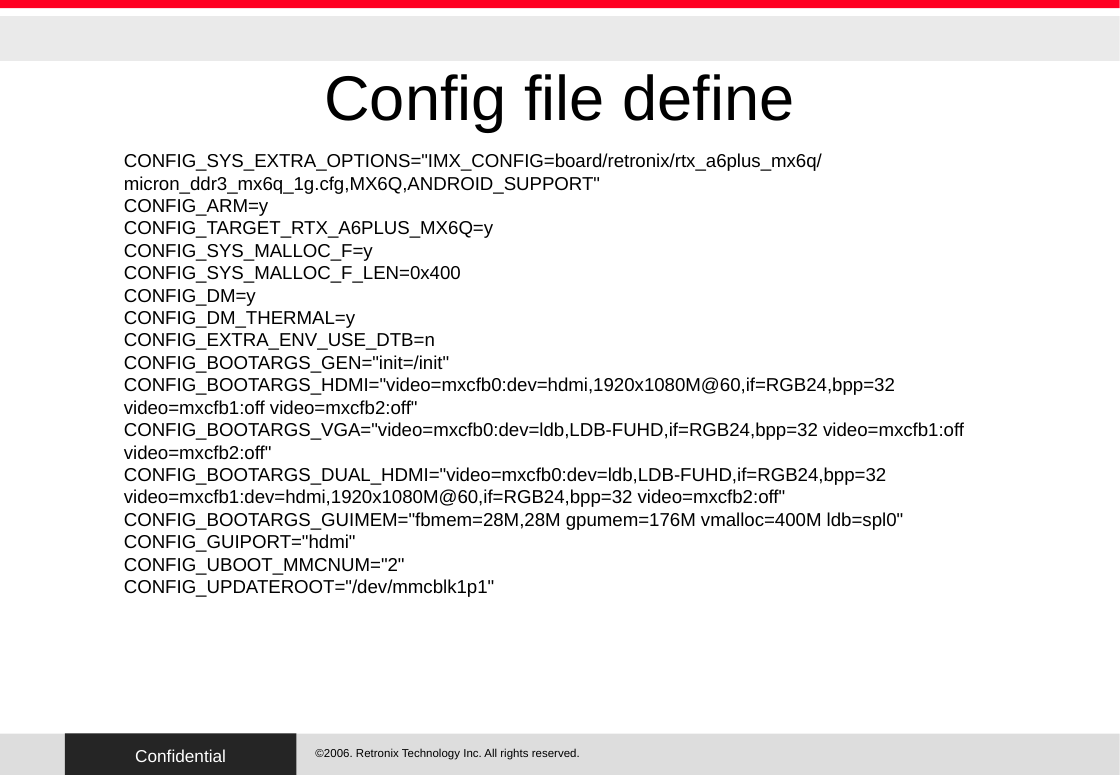
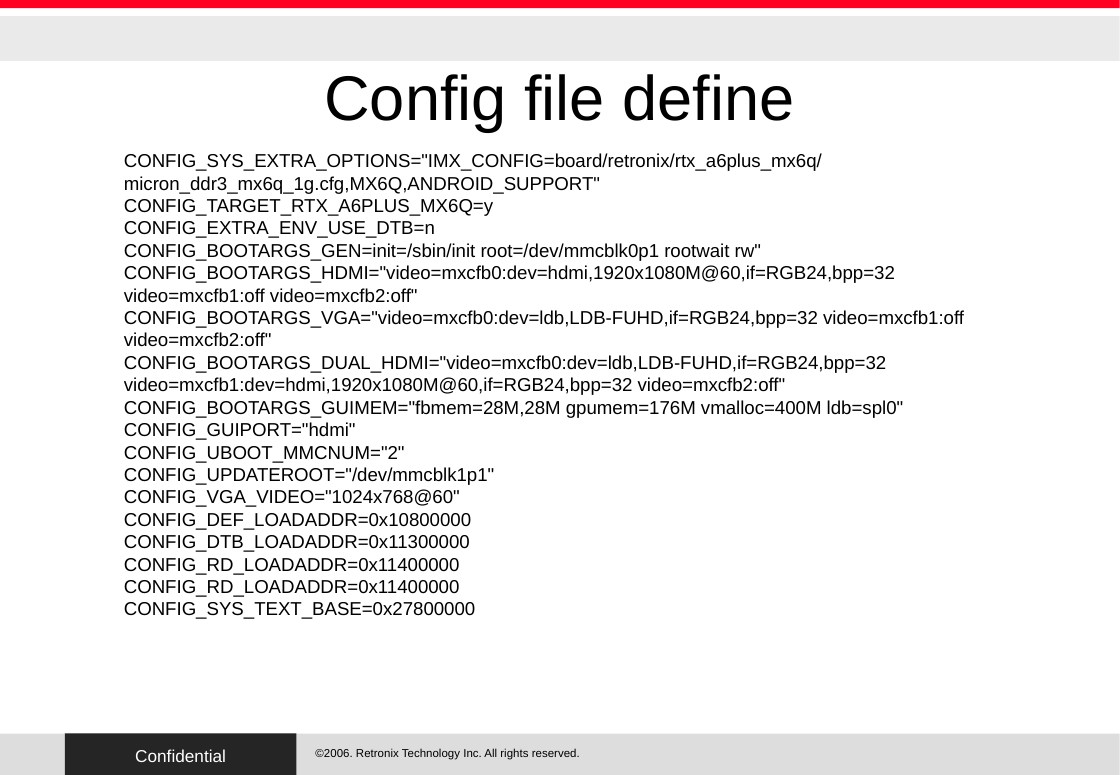
Before and after one commit to RetronixTechInc/u-boot-rtx, a slide deck: slide 16 of RTX/uboot.odp. Drawn at 1120x775 pixels with LibreOffice and Linux fonts; fonts in the diff are those of the drawing; background and template pictures are left out. Boxes give left, top, right and bottom in pixels: in the first picture for what was removed or moved away, otherwise in the second. Text is boxed around its words. In the diff, an @@ line names an element or a change of style, - is before the commit and + after.

```diff
--- a/RTX/uboot.odp
+++ b/RTX/uboot.odp
@@ text at [124,199,268,216]: paragraph removed @@
-CONFIG_ARM=y
@@ text at [124,244,461,328]: paragraphs removed @@
-CONFIG_SYS_MALLOC_F=y
-CONFIG_SYS_MALLOC_F_LEN=0x400
-CONFIG_DM=y
-CONFIG_DM_THERMAL=y
@@ text at [124,243,761,261]: text changed @@
-CONFIG_BOOTARGS_GEN="init=/init"
+CONFIG_BOOTARGS_GEN=init=/sbin/init root=/dev/mmcblk0p1 rootwait rw"
@@ text at [124,489,475,619]: paragraphs added @@
+CONFIG_VGA_VIDEO="1024x768@60"
+CONFIG_DEF_LOADADDR=0x10800000
+CONFIG_DTB_LOADADDR=0x11300000
+CONFIG_RD_LOADADDR=0x11400000
+CONFIG_RD_LOADADDR=0x11400000
+CONFIG_SYS_TEXT_BASE=0x27800000
```
Also in this commit, not shown: 2 other slides changed, 22 other files.
